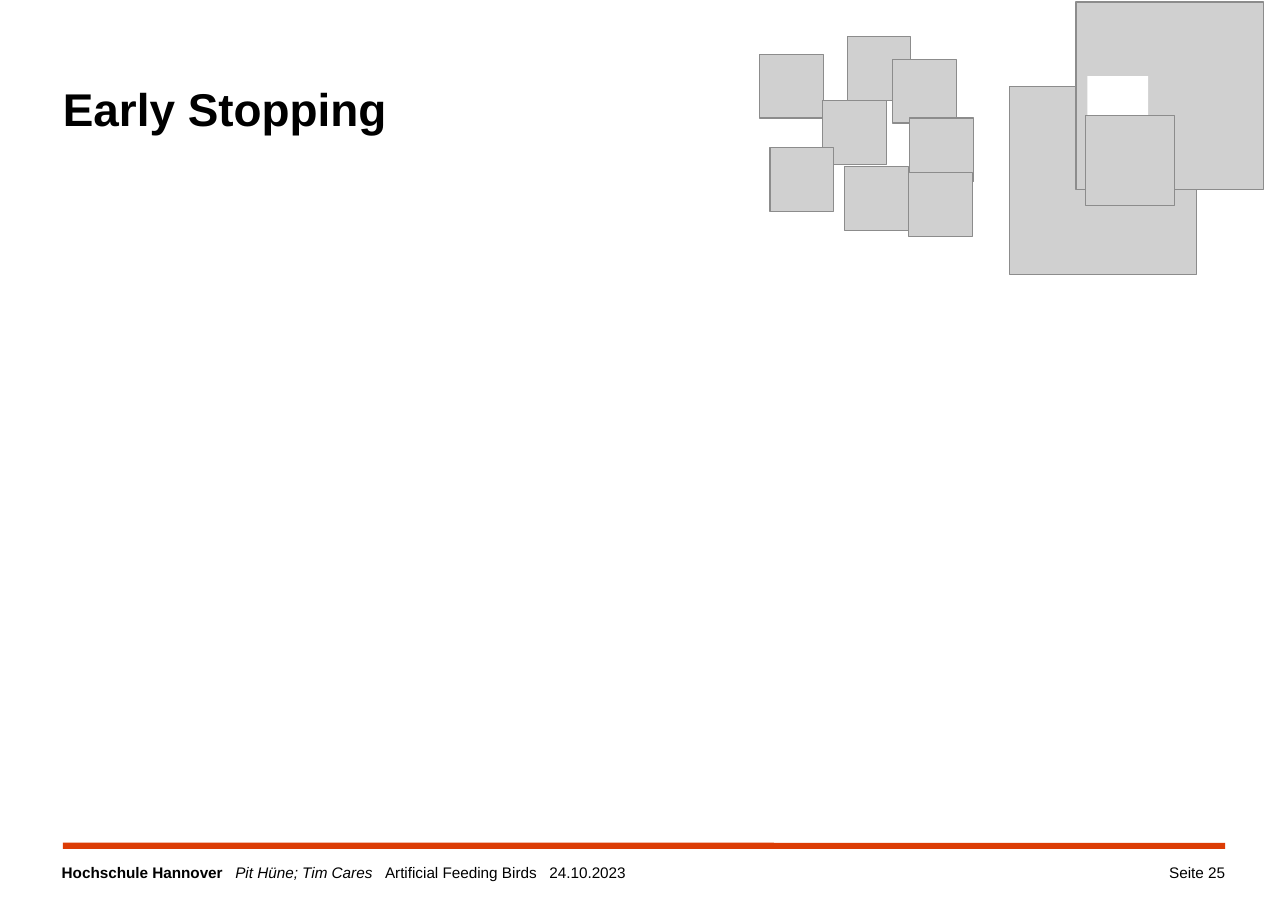
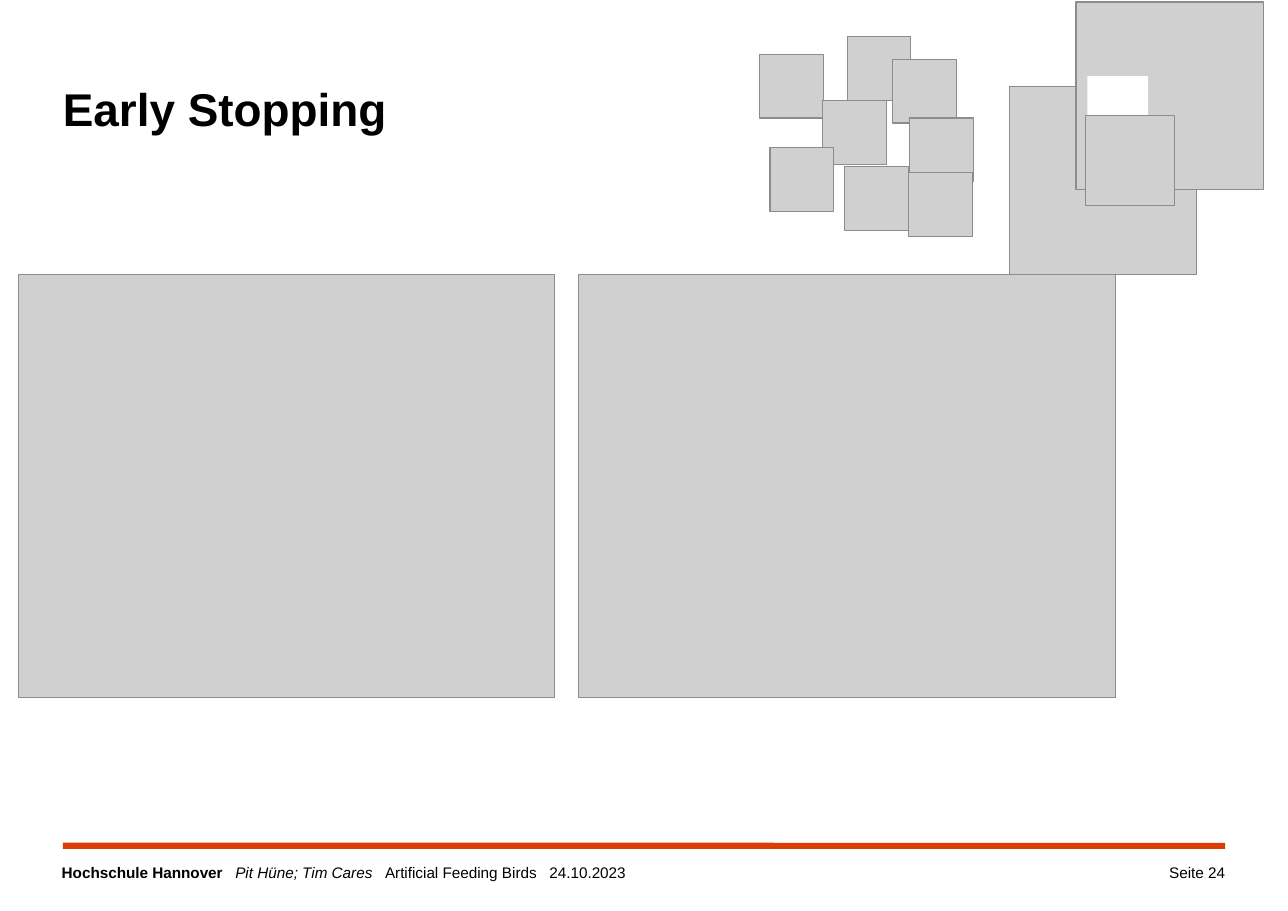
Before and after one commit to TimCares/AFB-Metaheuristic, a slide deck: slide 24 of doc/algorithm_improvements.pptx (slide 25 before the commit). Drawn at 1288x911 pixels with LibreOffice and Linux fonts; fonts in the diff are those of the drawing; grey boxes stand for pictures; background and template pictures are left out. Boxes give left, top, right and bottom in pixels: in the first picture for what was removed or moved away, otherwise in the second. Text is boxed around its words. In the diff, an @@ line names an element or a change of style, - is before the commit and + after.

```diff
--- a/doc/algorithm_improvements.pptx
+++ b/doc/algorithm_improvements.pptx
@@ picture added at (19, 274, 555, 697) @@
@@ picture added at (580, 274, 1116, 697) @@
@@ page number at (1169, 867, 1225, 878): text changed @@
-Seite 25
+Seite 24
```
Also in this commit, not shown: 15 other slides changed, 4 slides added, 15 other files.
